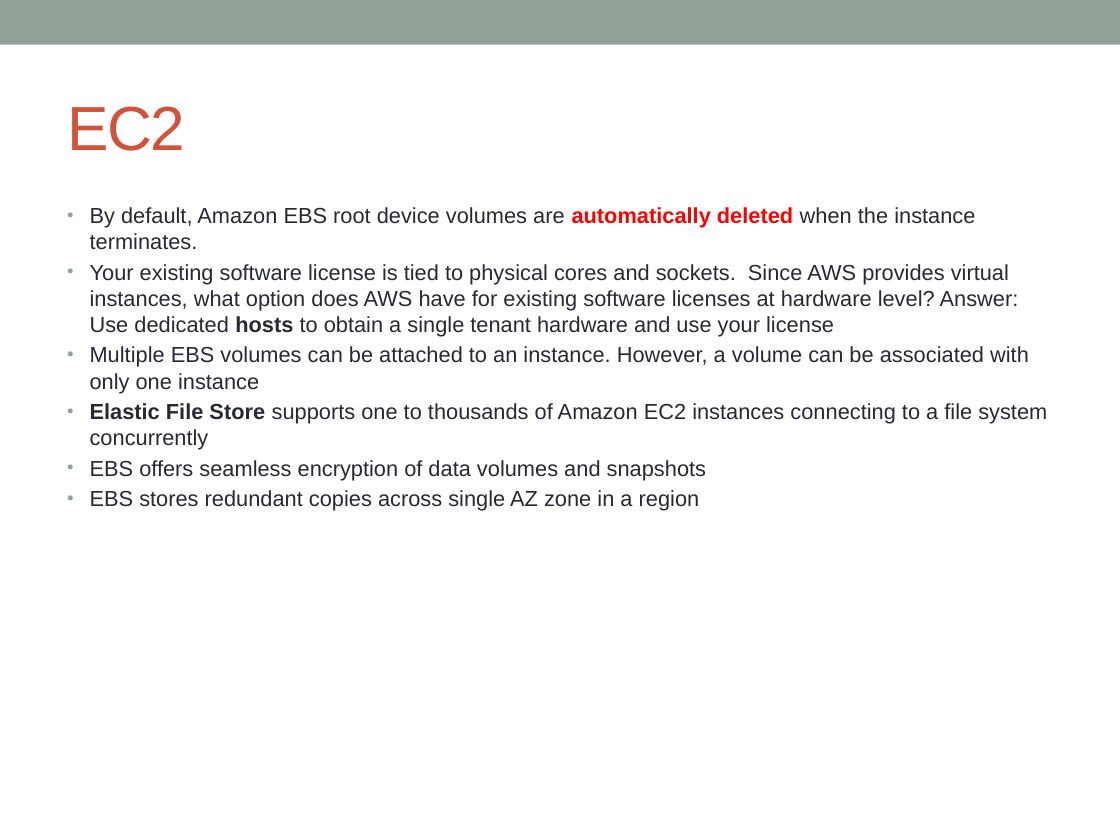
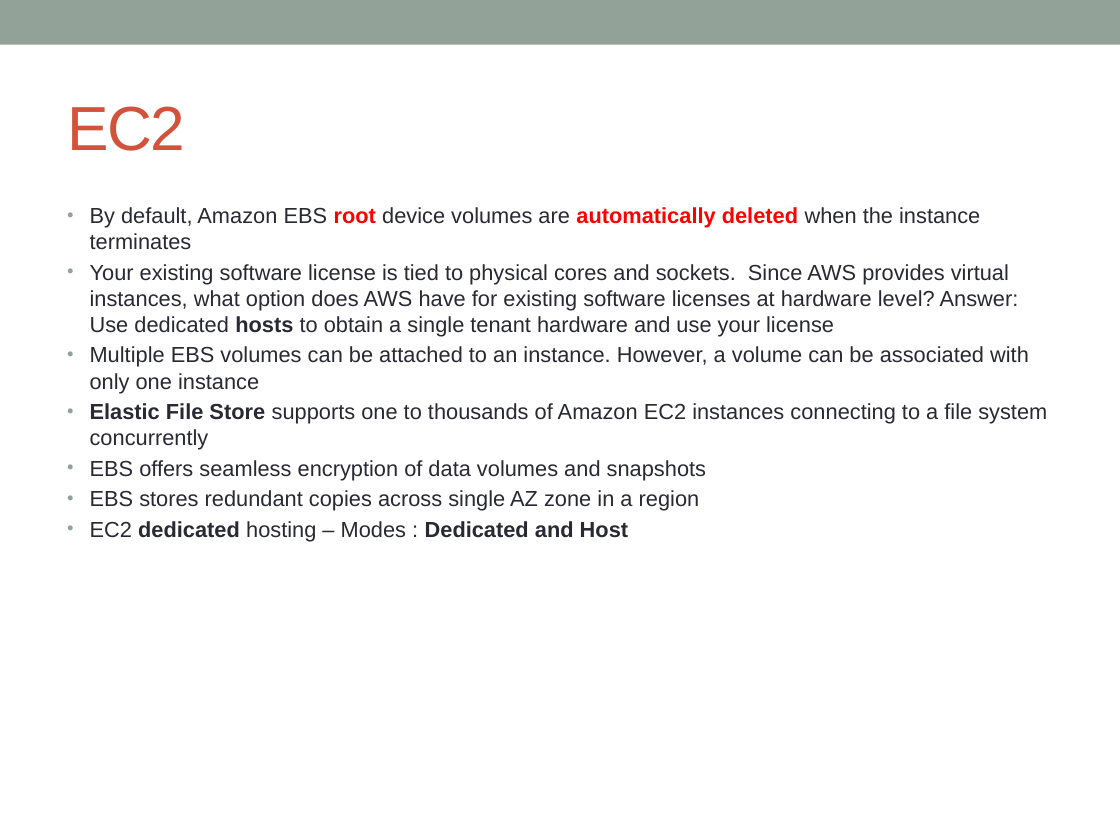
Before and after one commit to notionquest/ProjectDocumentation, a slide deck: slide 28 of AWS_Solution_Architect.pptx (slide 22 before the commit). Drawn at 1120x840 pixels with LibreOffice and Linux fonts; fonts in the diff are those of the drawing. Boxes give left, top, right and bottom in pixels: in the first picture for what was removed or moved away, otherwise in the second. Text is boxed around its words. In the diff, an @@ line names an element or a change of style, - is before the commit and + after.

```diff
--- a/AWS_Solution_Architect.pptx
+++ b/AWS_Solution_Architect.pptx
@@ text at (x1=90, y1=207, x2=980, y2=250): text changed @@
-• By default, Amazon EBS root device volumes are automatically deleted when the instance terminates.
+• By default, Amazon EBS root device volumes are automatically deleted when the instance terminates
@@ text at (x1=90, y1=521, x2=628, y2=541): paragraph added @@
+• EC2 dedicated hosting – Modes : Dedicated and Host
```
Also in this commit, not shown: 8 other slides changed, 11 slides added.
